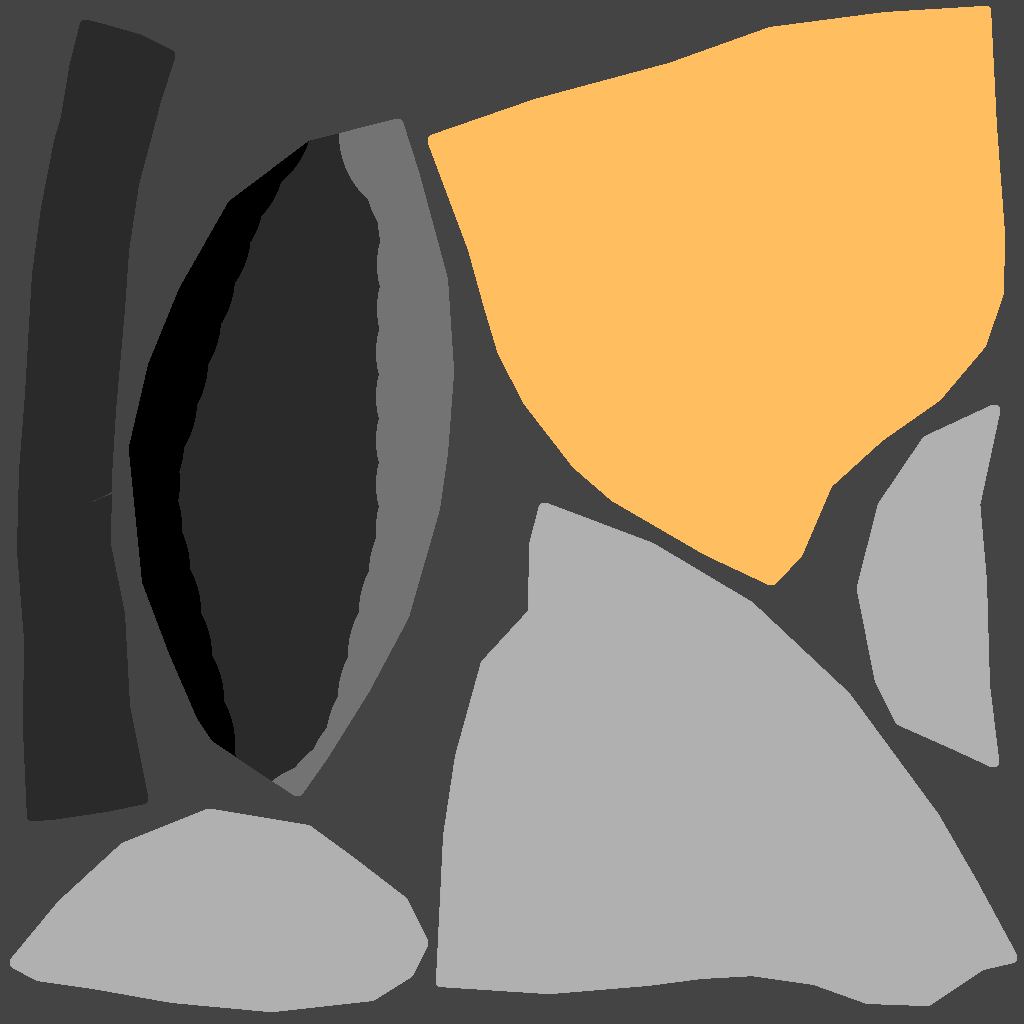
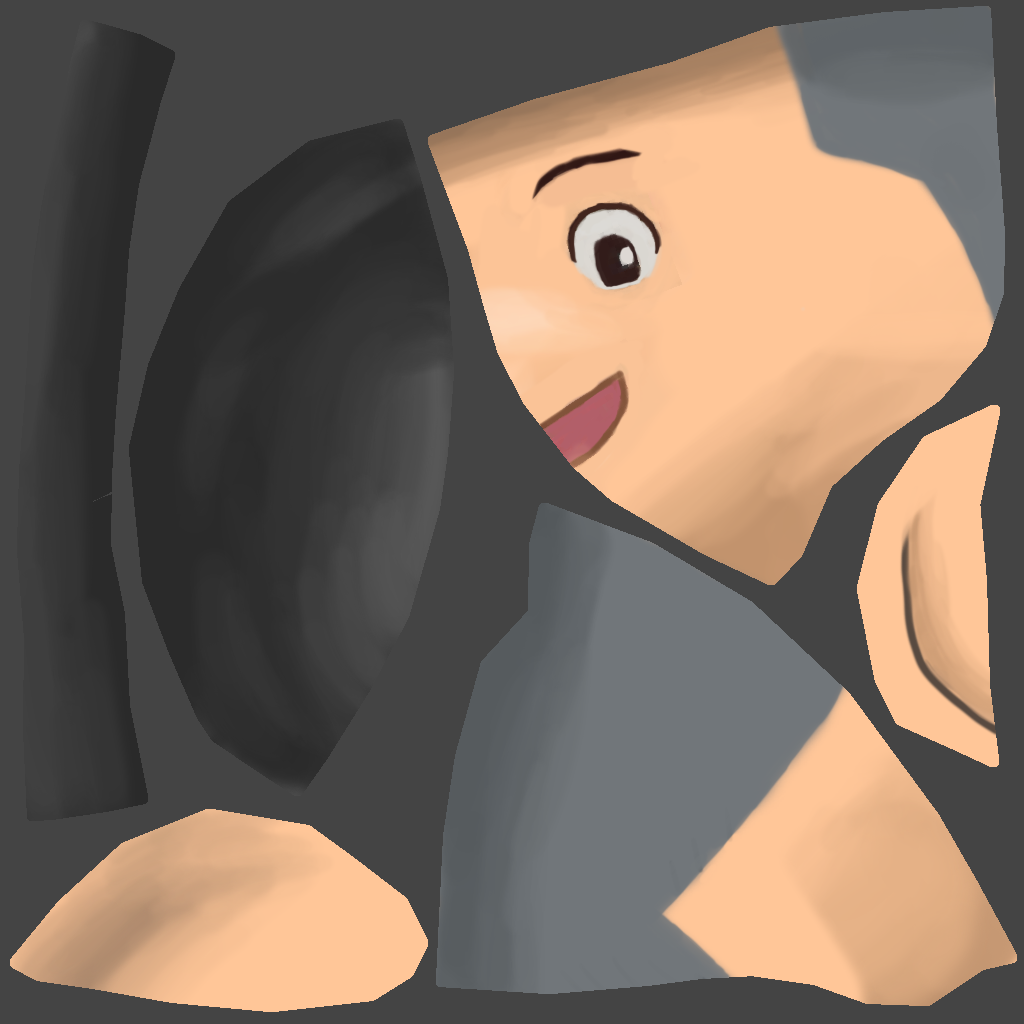
Layer changes from the first 1024 × 1024 image to the second:
added layer "Layer 8" above "귀" over [10, 6, 1017, 1012]
painted on "귀" over [10, 405, 1000, 1012]
added layer "Layer 12" above "뒷통수" over [50, 6, 1017, 1012]
painted on "뒷통수" over [428, 6, 1017, 1006]
removed layer "얼굴" over [428, 6, 1005, 585]
added layer "Layer 13" above "비니띠" over [17, 20, 573, 888]
painted on "비니띠" over [129, 119, 454, 796]
removed layer "비니" over [129, 119, 454, 796]
